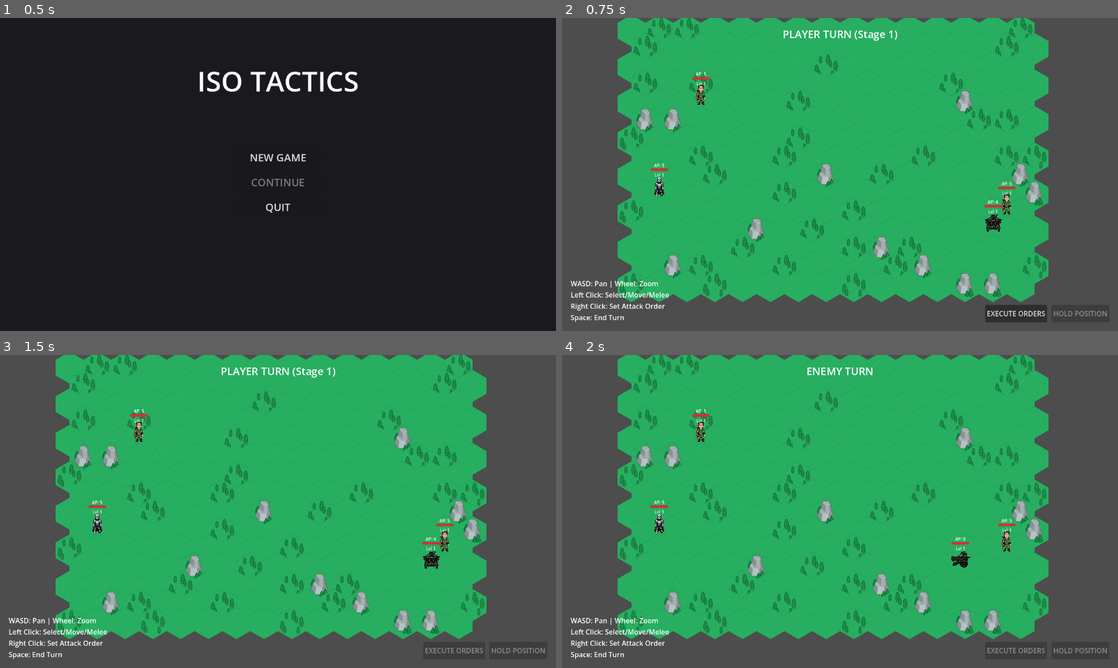
Above: before the commit, frames 1-4 (two rows, left to right).
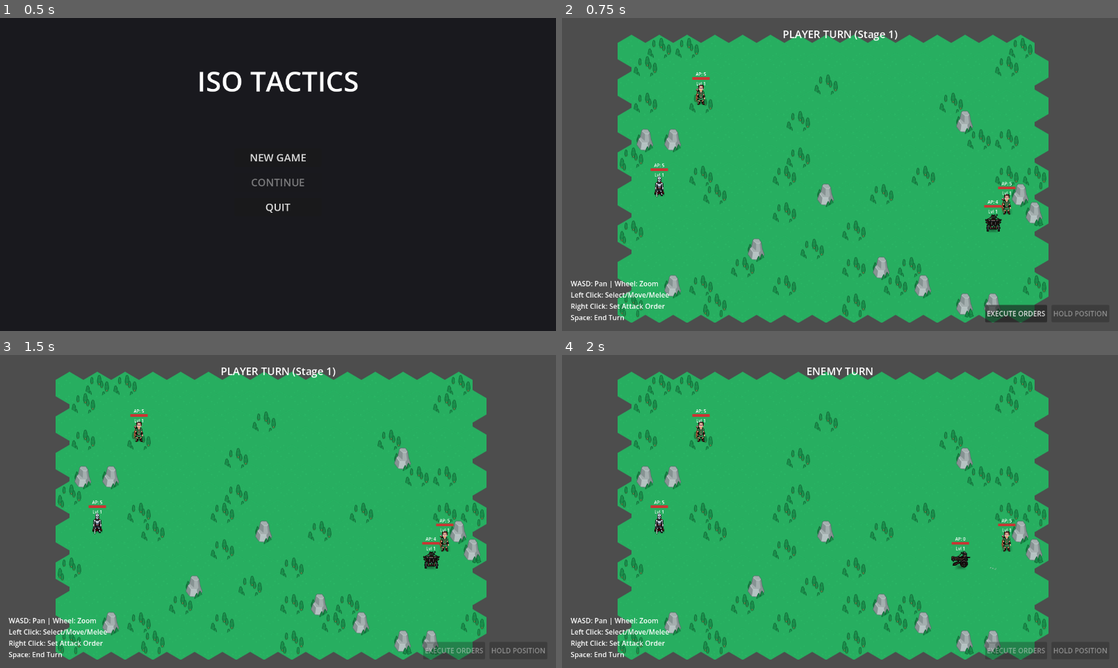
Above: after the commit, the same moments.

Repository: najoory/iso-tactics
Game: Godot game, scene res://scenes/main_menu.tscn
The game is run twice, just before and just after one commit, with the same random seed, the same clock (stepped at 60 frames per second) and the same inputs.
Inputs:
- Up to frame 1 (0.5 s): no input
- Up to frame 2 (0.75 s): click "NEW GAME" at 0.5 s
- Up to frame 3 (1.5 s): click "EXECUTE ORDERS" at 1.25 s
- Up to frame 4 (2 s): no input

Frame 1 is identical in both runs. In frame 2, 21% of the frame differs, in the area x 10-88%, y 0-98%; in frame 3, 21%; in frame 4, 21%.

Commit message:
Visual Fix: Restored 64x75 region sizes with mathematically perfect origin offsets

Diff:
--- a/resources/tileset.tres
+++ b/resources/tileset.tres
@@ -14,69 +14,69 @@
 
 [sub_resource type="TileSetAtlasSource" id="0"]
 texture = ExtResource("1_grass")
-texture_region_size = Vector2i(64, 128)
+texture_region_size = Vector2i(64, 75)
 0:0/0 = 0
-0:0/0/texture_origin = Vector2i(0, 36)
+0:0/0/texture_origin = Vector2i(0, -10)
 
 [sub_resource type="TileSetAtlasSource" id="1"]
 texture = ExtResource("2_highlight")
-texture_region_size = Vector2i(64, 128)
+texture_region_size = Vector2i(64, 75)
 0:0/0 = 0
-0:0/0/texture_origin = Vector2i(0, 36)
+0:0/0/texture_origin = Vector2i(0, -10)
 
 [sub_resource type="TileSetAtlasSource" id="2"]
 texture = ExtResource("3_forest")
-texture_region_size = Vector2i(64, 128)
+texture_region_size = Vector2i(64, 75)
 0:0/0 = 0
-0:0/0/texture_origin = Vector2i(0, 36)
+0:0/0/texture_origin = Vector2i(0, -10)
 
 [sub_resource type="TileSetAtlasSource" id="3"]
 texture = ExtResource("4_water")
-texture_region_size = Vector2i(64, 128)
+texture_region_size = Vector2i(64, 75)
 0:0/0 = 0
-0:0/0/texture_origin = Vector2i(0, 36)
+0:0/0/texture_origin = Vector2i(0, -10)
 
 [sub_resource type="TileSetAtlasSource" id="4"]
 texture = ExtResource("5_mountain")
-texture_region_size = Vector2i(64, 128)
+texture_region_size = Vector2i(64, 75)
 0:0/0 = 0
-0:0/0/texture_origin = Vector2i(0, 36)
+0:0/0/texture_origin = Vector2i(0, -10)
 
 [sub_resource type="TileSetAtlasSource" id="5"]
 texture = ExtResource("6_attack_highlight")
-texture_region_size = Vector2i(64, 128)
+texture_region_size = Vector2i(64, 75)
 0:0/0 = 0
-0:0/0/texture_origin = Vector2i(0, 36)
+0:0/0/texture_origin = Vector2i(0, -10)
 
 [sub_resource type="TileSetAtlasSource" id="6"]
 texture = ExtResource("7_house")
-texture_region_size = Vector2i(64, 128)
+texture_region_size = Vector2i(64, 75)
 0:0/0 = 0
-0:0/0/texture_origin = Vector2i(0, 36)
+0:0/0/texture_origin = Vector2i(0, -10)
 
 [sub_resource type="TileSetAtlasSource" id="7"]
 texture = ExtResource("8_wall")
-texture_region_size = Vector2i(64, 128)
+texture_region_size = Vector2i(64, 75)
 0:0/0 = 0
-0:0/0/texture_origin = Vector2i(0, 36)
+0:0/0/texture_origin = Vector2i(0, -10)
 
 [sub_resource type="TileSetAtlasSource" id="8"]
 texture = ExtResource("9_ruins")
-texture_region_size = Vector2i(64, 128)
+texture_region_size = Vector2i(64, 75)
 0:0/0 = 0
-0:0/0/texture_origin = Vector2i(0, 36)
+0:0/0/texture_origin = Vector2i(0, -10)
 
 [sub_resource type="TileSetAtlasSource" id="9"]
 texture = ExtResource("10_corpse")
-texture_region_size = Vector2i(64, 128)
+texture_region_size = Vector2i(64, 75)
 0:0/0 = 0
-0:0/0/texture_origin = Vector2i(0, 36)
+0:0/0/texture_origin = Vector2i(0, -10)
 
 [sub_resource type="TileSetAtlasSource" id="10"]
 texture = ExtResource("11_castle")
-texture_region_size = Vector2i(64, 128)
+texture_region_size = Vector2i(64, 75)
 0:0/0 = 0
-0:0/0/texture_origin = Vector2i(0, 36)
+0:0/0/texture_origin = Vector2i(0, -10)
 
 [resource]
 tile_shape = 3
Binary file changed: assets/kenney/attack_highlight.png
Binary file changed: assets/kenney/castle.png
Binary file changed: assets/kenney/corpse.png
Binary file changed: assets/kenney/dirt.png
Binary file changed: assets/kenney/forest.png
Binary file changed: assets/kenney/grass.png
Binary file changed: assets/kenney/highlight.png
Binary file changed: assets/kenney/house.png
Binary file changed: assets/kenney/mountain.png
Binary file changed: assets/kenney/ruins.png
Binary file changed: assets/kenney/selection_circle.png
Binary file changed: assets/kenney/wall.png
(and 1 more such lines)
